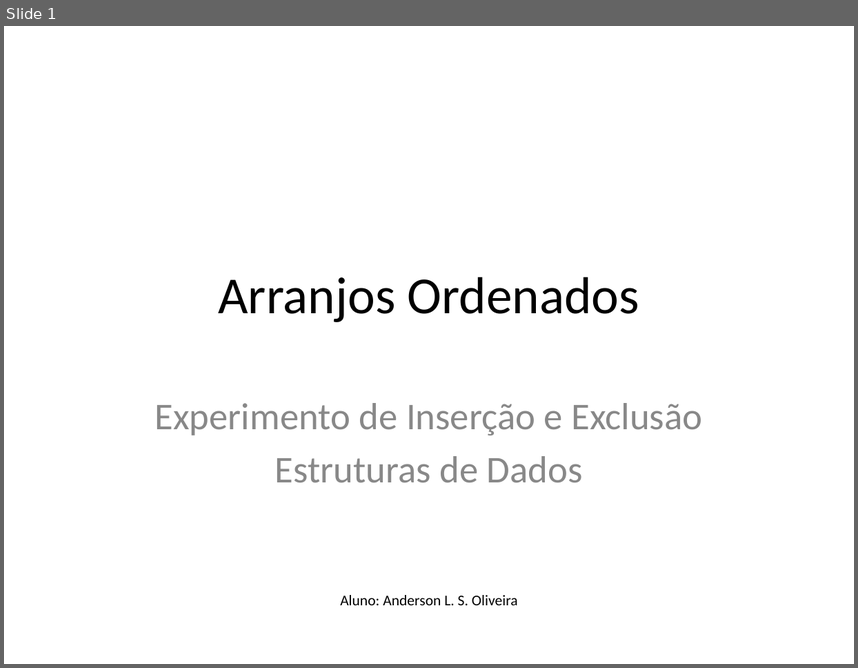
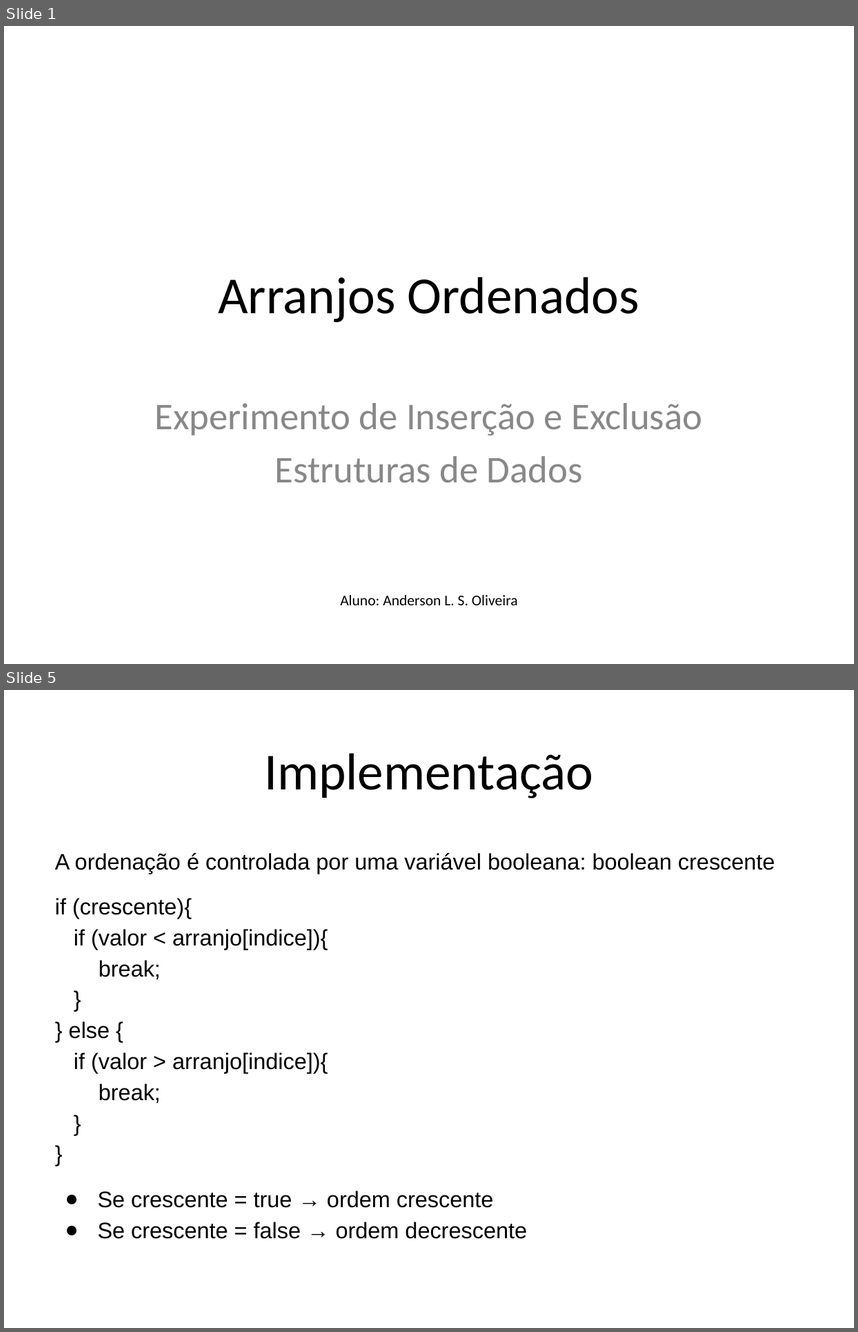
Before and after one commit to Anderson-LS-Oliveira/ArranjoOrdenado, a slide deck: Arranjo_Ordenado.pptx. Shown one above the other, each under a label of ours: slide 1 before the commit, slides 1 and 5 after it; the slides between them are not shown. The pictures are 858x668 and 858x1332 pixels, drawn with LibreOffice and Linux fonts; fonts in the diff are those of the drawing. Boxes give left, top, right and bottom in pixels: in the first picture for what was removed or moved away, otherwise in the second. Text is boxed around its words. In the diff, an @@ line names an element or a change of style, - is before the commit and + after.

```diff
--- a/Arranjo_Ordenado.pptx
+++ b/Arranjo_Ordenado.pptx
@@ slide 5 added at <box>4,690,854,1328</box>, background #FFFFFF @@
@@ title added at <box>264,753,593,798</box>, 44 pt, text #000000 @@
+Implementação
@@ text added at <box>55,853,775,1239</box>, 19 pt, text #000000 @@
+A ordenação é controlada por uma variável booleana: boolean crescente
+if (crescente){
+if (valor < arranjo[indice]){
+break;
+}
+} else {
+if (valor > arranjo[indice]){
+break;
+}
+}
+● Se crescente = true → ordem crescente
+● Se crescente = false → ordem decrescente
```
Also in this commit, not shown: 6 slides changed, 3 other slides added, 1 slide removed.
